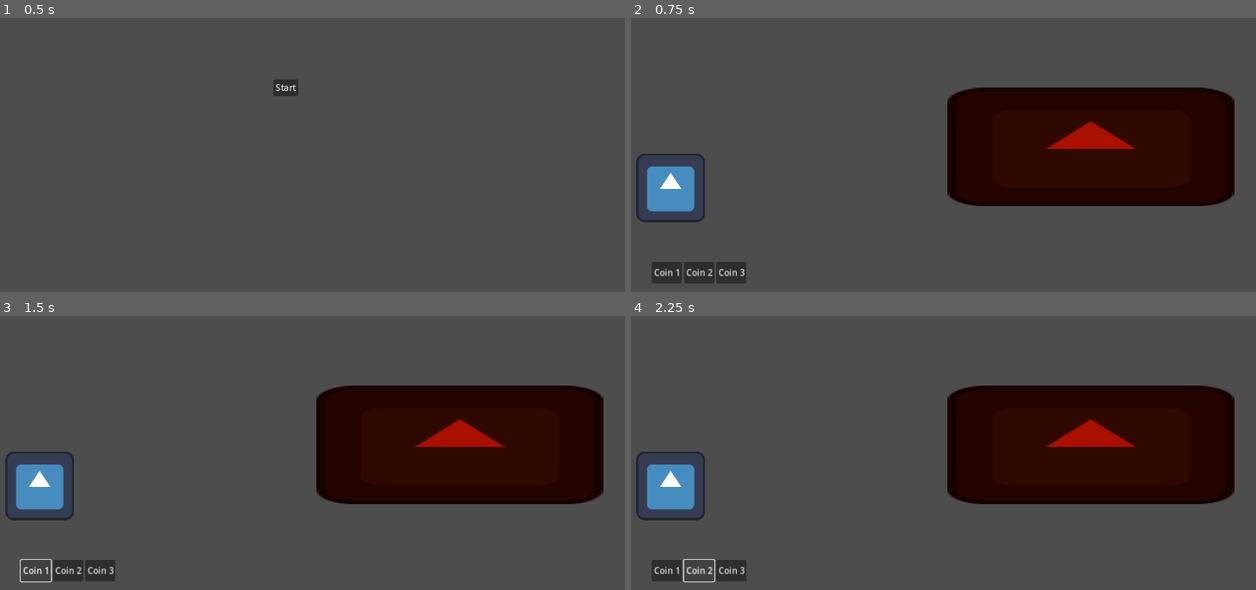
Above: before the commit, frames 1-4 (two rows, left to right).
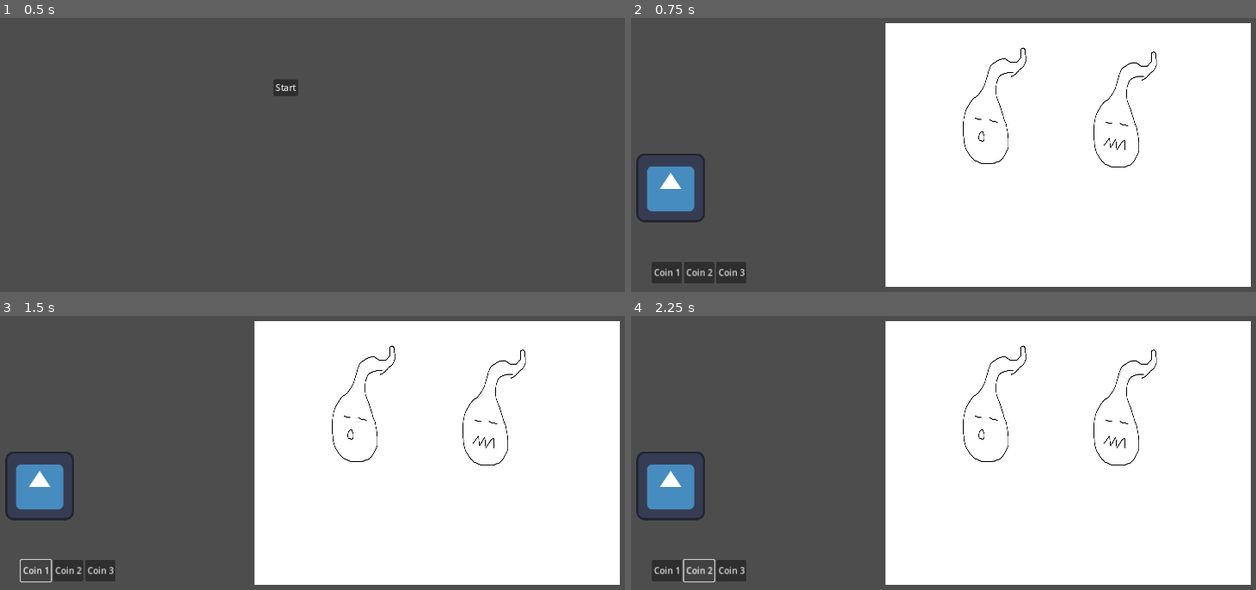
Above: after the commit, the same moments.

Repository: bonsaipropaganda/mini-jam-139
Game: Godot game, scene res://scenes/UI/main_menu.tscn
Two runs of this game, one before a commit and one after it. Both use one fixed random seed, a clock stepped at 60 frames per second and the inputs below. The engine's default icon, where the game draws it, is replaced by a stand-in: a white triangle on a blue panel in a dark square.
Inputs:
- Up to frame 1 (0.5 s): no input
- Up to frame 2 (0.75 s): click "Start" at 0.5 s
- Up to frame 3 (1.5 s): click "Coin 1" at 1.25 s
- Up to frame 4 (2.25 s): click "Coin 2" at 2 s

Frame 1 is identical in both runs. In frame 2, 56% of the frame differs, in the area x 40-100%, y 1-99%; in frame 3, 56%; in frame 4, 56%.
Error before the commit: Invalid assignment of property or key 'deck_owner' with value of type 'CharacterBody2D (player.gd)' on a base object of type 'PackedScene'. (res://code/deck_co…

Commit message:
basic deck/coin system is setup
and working now

Diff:
--- /dev/null
+++ b/code/EnemyPlaceholder.gd
@@ -0,0 +1,4 @@
+extends Sprite2D
+
+
+@onready var health_component = $HealthComponent
--- a/code/coins/basic_attack.gd
+++ b/code/coins/basic_attack.gd
@@ -1 +1,21 @@
-extends Coin
+extends Control
+
+var deck_owner
+var opponent
+
+func _ready() -> void:
+	print(opponent)
+
+func flip():
+	var side = Global.rng.randi_range(0,1)
+	if side == 0:
+		action_1()
+	else:
+		action_2()
+
+
+func action_1():
+	opponent.health_component.current_health -= 3
+
+func action_2():
+	opponent.health_component.current_health -= 1
--- a/code/coin_template.gd
+++ b/code/coins/coin_template.gd
@@ -1,5 +1,4 @@
 extends Control
-class_name Coin
 
 var deck_owner
 var opponent
--- a/code/deck_component.gd
+++ b/code/deck_component.gd
@@ -1,4 +1,11 @@
 extends Node
+
+# this will be all of the coin scenes in this deck
+@export var deck_coin_scenes: Array[PackedScene]
+# this will be all of the coin scenes instanced
+var deck_coins = []
+var current_hand = []
+var discard_pile = []
 
 # determines who is playing the cards and against who
 @export var deck_owner: Node2D
@@ -10,12 +17,11 @@
 			coin.opponent = opponent
 var hand_size = 3
 
-# this will be all of the coins in this deck
-@export var deck_coins = []
-var current_hand = []
-var discard_pile = []
 
 func _ready() -> void:
+	for scene in deck_coin_scenes:
+		var coin_inst = scene.instantiate()
+		deck_coins.append(coin_inst)
 	for coin in deck_coins:
 		coin.deck_owner = deck_owner
 		coin.opponent = opponent
@@ -23,13 +29,7 @@
 	deal()
 
 func shuffle():
-	var new_order = []
-	for coin in deck_coins:
-		# re orders list of coins
-		var to_take_index = Global.rng.randi_range(0,len(deck_coins))
-		var coin_to_add = deck_coins.pop_at(to_take_index)
-		new_order.append(coin_to_add)
-	deck_coins = new_order
+	deck_coins.shuffle()
 
 func deal():
 	for i in hand_size:
--- a/code/player.gd
+++ b/code/player.gd
@@ -1,6 +1,6 @@
 extends CharacterBody2D
 
-var opponent:
+@export var opponent: Node2D:
 	# if the opponent changes update the deck's opponent variable
 	set(new_value):
 		opponent = new_value
@@ -8,12 +8,12 @@
 
 
 func _on_coin_1_button_pressed() -> void:
+	$DeckComponent.play(0)
+
+
+func _on_coin_2_button_pressed() -> void:
 	$DeckComponent.play(1)
 
 
-func _on_coin_2_button_pressed() -> void:
+func _on_coin_3_button_pressed() -> void:
 	$DeckComponent.play(2)
-
-
-func _on_coin_3_button_pressed() -> void:
-	$DeckComponent.play(3)
--- a/scenes/coins/coin_template.tscn
+++ b/scenes/coins/coin_template.tscn
@@ -1,6 +1,6 @@
 [gd_scene load_steps=3 format=3 uid="uid://chuhkajejuhk8"]
 
-[ext_resource type="Script" path="res://code/coin_template.gd" id="1_s0chi"]
+[ext_resource type="Script" path="res://code/coins/coin_template.gd" id="1_s0chi"]
 [ext_resource type="Texture2D" uid="uid://cgja6ht0kspsg" path="res://art/icon.svg" id="2_na1wx"]
 
 [node name="CoinTemplate" type="Control"]
--- a/scenes/main.tscn
+++ b/scenes/main.tscn
@@ -1,13 +1,15 @@
-[gd_scene load_steps=4 format=3 uid="uid://iejmmnbiii2j"]
+[gd_scene load_steps=5 format=3 uid="uid://iejmmnbiii2j"]
 
 [ext_resource type="PackedScene" uid="uid://b02po41vs2fo2" path="res://scenes/player.tscn" id="1_rlfoc"]
-[ext_resource type="Texture2D" uid="uid://cgja6ht0kspsg" path="res://art/icon.svg" id="2_inuim"]
+[ext_resource type="Texture2D" uid="uid://b6tdgmy4ofyoc" path="res://art/Enemies/Willo.png" id="2_bh4ci"]
 [ext_resource type="PackedScene" uid="uid://t0c7cg537fse" path="res://scenes/health_component.tscn" id="3_7of3u"]
+[ext_resource type="Script" path="res://code/EnemyPlaceholder.gd" id="3_t86m0"]
 
 [node name="Main" type="Node2D"]
 
-[node name="Player" parent="." instance=ExtResource("1_rlfoc")]
+[node name="Player" parent="." node_paths=PackedStringArray("opponent") instance=ExtResource("1_rlfoc")]
 position = Vector2(181, 494)
+opponent = NodePath("../EnemyPlaceholder")
 
 [node name="CanvasLayer" type="CanvasLayer" parent="."]
 
@@ -39,10 +41,10 @@
 text = "Coin 3"
 
 [node name="EnemyPlaceholder" type="Sprite2D" parent="."]
-self_modulate = Color(0.666667, 0.0627451, 0, 1)
-position = Vector2(963, 418)
-scale = Vector2(4.17188, 1.71875)
-texture = ExtResource("2_inuim")
+position = Vector2(921, 433)
+scale = Vector2(0.382778, 0.579275)
+texture = ExtResource("2_bh4ci")
+script = ExtResource("3_t86m0")
 
 [node name="HealthComponent" parent="EnemyPlaceholder" instance=ExtResource("3_7of3u")]
 starting_health = 10
--- a/scenes/player.tscn
+++ b/scenes/player.tscn
@@ -1,10 +1,11 @@
-[gd_scene load_steps=6 format=3 uid="uid://b02po41vs2fo2"]
+[gd_scene load_steps=7 format=3 uid="uid://b02po41vs2fo2"]
 
 [ext_resource type="Texture2D" uid="uid://cgja6ht0kspsg" path="res://art/icon.svg" id="1_an2ga"]
 [ext_resource type="Script" path="res://code/player.gd" id="1_u7p6k"]
 [ext_resource type="PackedScene" uid="uid://t0c7cg537fse" path="res://scenes/health_component.tscn" id="2_uy2vp"]
 [ext_resource type="PackedScene" uid="uid://72im35ccx8i6" path="res://scenes/coins/deck_component.tscn" id="3_2ov1j"]
-[ext_resource type="PackedScene" uid="uid://bo4wuiscg2kpp" path="res://scenes/coins/basic_attack.tscn" id="5_iojgv"]
+[ext_resource type="PackedScene" uid="uid://pa52x2h81yvb" path="res://scenes/coins/basic_attack.tscn" id="5_iojgv"]
+[ext_resource type="PackedScene" uid="uid://chuhkajejuhk8" path="res://scenes/coins/coin_template.tscn" id="6_nl3vc"]
 
 [node name="Player" type="CharacterBody2D"]
 script = ExtResource("1_u7p6k")
@@ -17,5 +18,5 @@
 [node name="HealthComponent" parent="." instance=ExtResource("2_uy2vp")]
 
 [node name="DeckComponent" parent="." node_paths=PackedStringArray("deck_owner") instance=ExtResource("3_2ov1j")]
+deck_coin_scenes = [ExtResource("5_iojgv"), ExtResource("5_iojgv"), ExtResource("6_nl3vc"), ExtResource("6_nl3vc"), ExtResource("6_nl3vc")]
 deck_owner = NodePath("..")
-deck_coins = [ExtResource("5_iojgv")]
Not shown, added: art/Coins/Heads.png.import
Not shown, added: art/Coins/Tails.png.import
Not shown, added: art/Enemies/Fairy 1.png.import
Not shown, added: art/Enemies/Gnome_with_hands.png.import
Not shown, added: art/Enemies/Unbenannt.png.import
Not shown, added: art/Enemies/Willo.png.import
Not shown: 1 places in scenes/coins/basic_attack.tscn that only renumber resources
